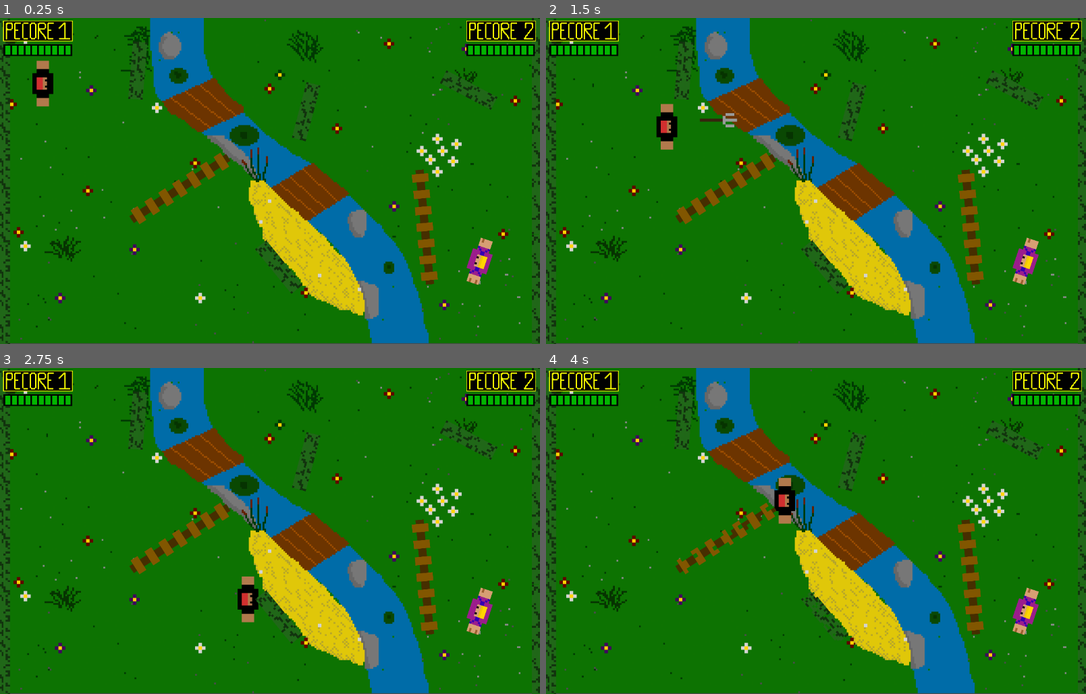
Above: before the commit, frames 1-4 (two rows, left to right).
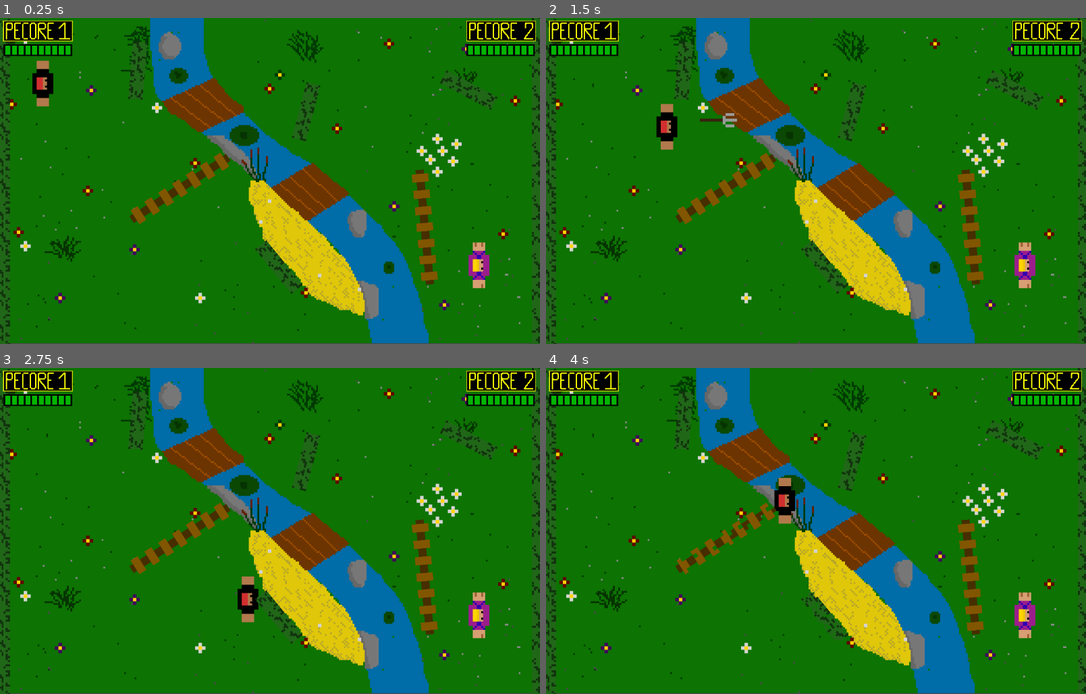
Above: after the commit, the same moments.

Repository: GuenotF/Proto_Pecore_Fight
Game: Godot game, scene res://_Scenes/Map.tscn
The game is run twice, just before and just after one commit, with the same random seed, the same clock (stepped at 60 frames per second) and the same inputs. Sound files missing from this copy of the repository are replaced by a short silence.
Inputs (mouse positions are in pixels of both pictures, inside the frame that each line leads up to):
- Up to frame 1 (0.25 s): no input
- Up to frame 2 (1.5 s): tap Enter at 0.5 s; move the mouse to (934, 164) at 0.52 s; hold D (move_right) 0.53-1.28 s; click (934, 164) at 0.6 s; tap Space at 1.25 s; move the mouse to (708, 197) at 1.27 s; hold S (move_down) from 1.28 s (still down); click (708, 197) at 1.35 s
- Up to frame 3 (2.75 s): move the mouse to (324, 459) at 2.02 s; release S (move_down) at 2.03 s; hold D (move_right) from 2.03 s (still down); click (324, 459) at 2.1 s
- Up to frame 4 (4 s): move the mouse to (789, 596) at 2.77 s; release D (move_right) at 2.78 s; hold Z (move_up) 2.78-3.53 s; click (789, 596) at 2.85 s; move the mouse to (978, 579) at 3.52 s; hold Q (move_left) from 3.53 s (still down); click (978, 579) at 3.6 s

The runs differ from the first frame. In frame 1, 0.4% of the frame differs, in the area x 86-92%, y 67-84%; in frame 2, 0.4%; in frame 3, 0.4%; in frame 4, 0.4%.

Commit message:
fix(player2) rotation

Diff:
--- a/Scripts/Player2.gd
+++ b/Scripts/Player2.gd
@@ -47,7 +47,7 @@
 
 func aim():
 	# Manage Rotation
-	if look_dir.x >= deadzone and look_dir.y >= deadzone:
+	if look_dir.x <= deadzone:
 		look_dir.x = Input.get_joy_axis(1, JOY_AXIS_2)
 		look_dir.y = Input.get_joy_axis(1, JOY_AXIS_3)
 		rotation = look_dir.angle()
Not shown: 4 places in _Scenes/Player2.tscn that only renumber resources
